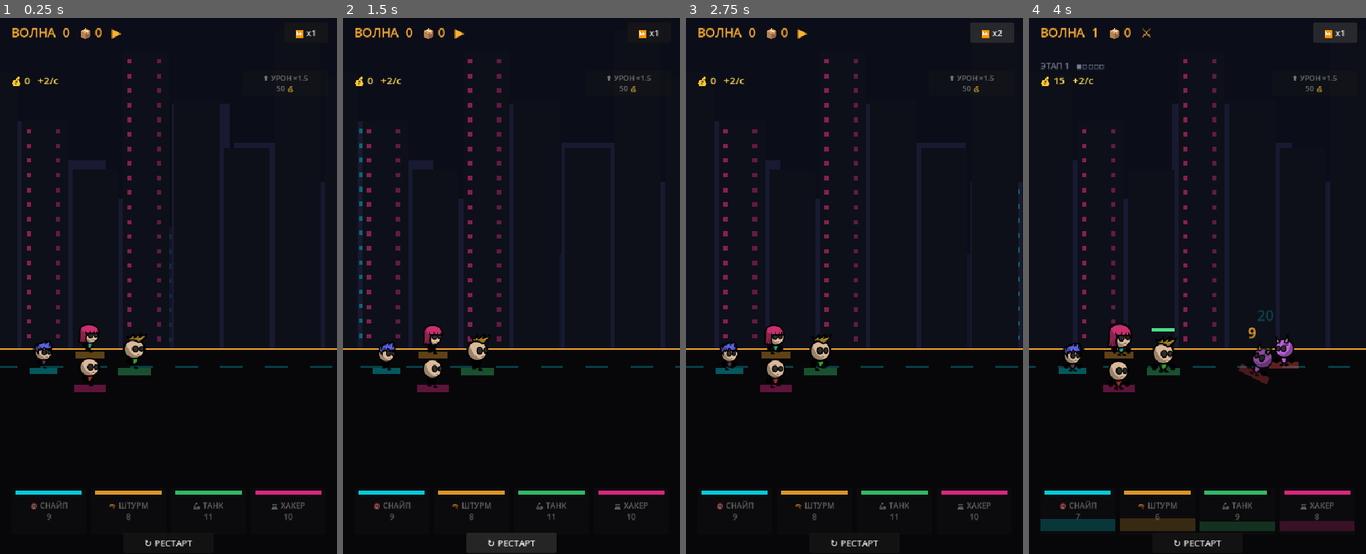
Above: before the commit, frames 1-4 (left to right).
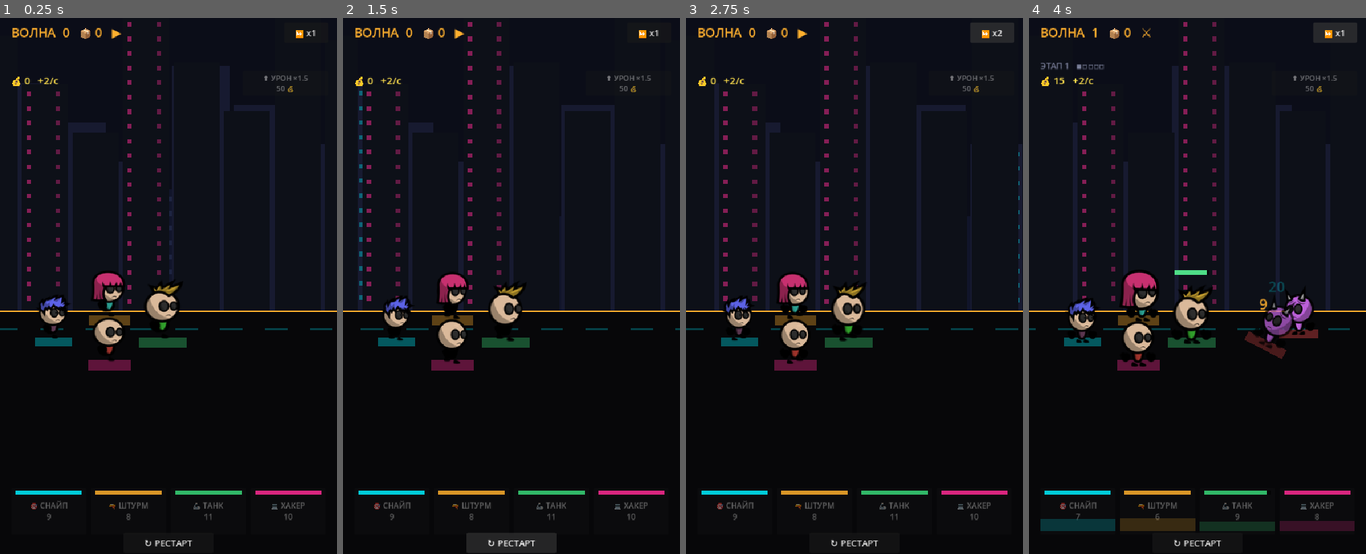
Above: after the commit, the same moments.

Repository: Mokhnatti/cyber-auto-rpg
Game: Godot game, scene res://main.tscn
Same seed, same stepped clock (60 frames per second), same inputs: the game is played once before the commit and once after it.
Inputs:
- Up to frame 1 (0.25 s): no input
- Up to frame 2 (1.5 s): click "↻ РЕСТАРТ" at 0.5 s; click "↻ РЕСТАРТ" at 1.25 s
- Up to frame 3 (2.75 s): click "⏩ x1" at 2 s
- Up to frame 4 (4 s): click "⏩ x2" at 2.75 s; click "⏩ x3" at 3.5 s

The runs differ from the first frame. In frame 1, 5.6% of the frame differs, in the area x 0-100%, y 0-70%; in frame 2, 5.9%; in frame 3, 5.9%; in frame 4, 6.8%.

Commit message:
Персонажи КРУПНЕЕ (единый root-масштаб, spr.scale 1.0): герои s1.2-1.52, враги ~1.35-1.9, формация раздвинута под крупные, дорога ещё шире (горизонт 0.55). Видно лица/детали

Diff:
--- a/prototype/main.gd
+++ b/prototype/main.gd
@@ -12,14 +12,14 @@
 ]
 const W := 600.0
 const H := 960.0
-const GROUND_Y := 0.62 * H   # горизонт выше → дорога шире (под ромб-формацию + до 3 в ряд)
+const GROUND_Y := 0.55 * H   # горизонт выше → дорога ещё шире (под крупные модели + ромб)
 # РОМБ-формация (индекс = HEROES: 0 снайпер, 1 штурм, 2 танк, 3 хакер). y относит. центра, s = масштаб
 # Гибкая: на будущее отряд набирается сам (3 в ряд) — массив легко расширяется.
 const FORMATION := [
-	{"x": 78.0,  "y": 40.0, "s": 0.86},   # СНАЙПЕР — тыл (центр-лево)
-	{"x": 160.0, "y": 12.0, "s": 0.93},   # ШТУРМОВИК — верх-бок (дальняя сторона)
-	{"x": 240.0, "y": 42.0, "s": 1.06},   # ТАНК — остриё/фронт (центр-право, крупный)
-	{"x": 160.0, "y": 72.0, "s": 1.00},   # ХАКЕР — низ-бок (ближняя сторона)
+	{"x": 95.0,  "y": 56.0,  "s": 1.20},   # СНАЙПЕР — тыл (центр-лево)
+	{"x": 195.0, "y": 18.0,  "s": 1.32},   # ШТУРМОВИК — верх-бок (дальняя сторона)
+	{"x": 290.0, "y": 58.0,  "s": 1.52},   # ТАНК — остриё/фронт (центр-право, крупный)
+	{"x": 195.0, "y": 98.0,  "s": 1.38},   # ХАКЕР — низ-бок (ближняя сторона)
 ]
 
 var heroes := []
@@ -115,10 +115,10 @@
 	var hpmul := 1.0 + wave * 0.25
 	for j in count:
 		var glow := Color("#ff5050") if not boss else Color("#ff2d95")
-		var es: float = 1.7 if boss else (1.0 - j * 0.07)
+		var es: float = 1.9 if boss else (1.35 - j * 0.1)
 		var d := _make_char("enemy", -1, es, glow)
-		var px := 400.0 + j * 54.0                          # фронт-враг ближе к центру
-		var ey := GROUND_Y + 46.0 - (0.0 if boss else j * 16.0)  # на дороге, задние чуть выше (изо)
+		var px := 420.0 + j * 60.0                          # фронт-враг ближе к центру
+		var ey := GROUND_Y + 62.0 - (0.0 if boss else j * 20.0)  # на дороге, задние чуть выше (изо)
 		d.position = Vector2(700, ey)                        # въезжают справа
 		d.z_index = int(ey)
 		world.add_child(d)
@@ -305,16 +305,16 @@
 	var spr := AnimatedSprite2D.new()
 	spr.name = "Spr"
 	spr.sprite_frames = _frames(folder)
-	spr.scale = Vector2(0.9, 0.9)
-	spr.position = Vector2(0, -66.6)   # ноги (yc174) → ~0, голова (yc106) → ~-61
+	spr.scale = Vector2(1.0, 1.0)
+	spr.position = Vector2(0, -74.0)   # ноги (yc174) → 0, голова (yc106) → -68; размер задаёт root.scale
 	spr.animation = "idle"
 	spr.play("idle")
 	root.add_child(spr)
 	# hp-бар над головой — виден ТОЛЬКО когда ранен (управляется в _anim_doll)
-	var hbg := _rect("HpBg", Vector2(-20, -74), Vector2(40, 5), Color(0, 0, 0, 0.65))
+	var hbg := _rect("HpBg", Vector2(-20, -86), Vector2(40, 5), Color(0, 0, 0, 0.65))
 	hbg.visible = false
 	root.add_child(hbg)
-	var hf := _rect("HpFill", Vector2(-20, -74), Vector2(40, 5), glow.lightened(0.1))
+	var hf := _rect("HpFill", Vector2(-20, -86), Vector2(40, 5), glow.lightened(0.1))
 	hf.visible = false
 	root.add_child(hf)
 	return root
--- a/prototype/parallax.gd
+++ b/prototype/parallax.gd
@@ -6,7 +6,7 @@
 var speed := 0.0
 const W := 600.0
 const H := 960.0
-const GROUND_Y := 0.62 * H   # горизонт выше → дорога шире
+const GROUND_Y := 0.55 * H   # горизонт выше → дорога ещё шире
 
 func _process(delta: float) -> void:
 	scroll += speed * delta
Not shown, changed: docs/play/index.html
Not shown, changed: docs/play/index.pck
